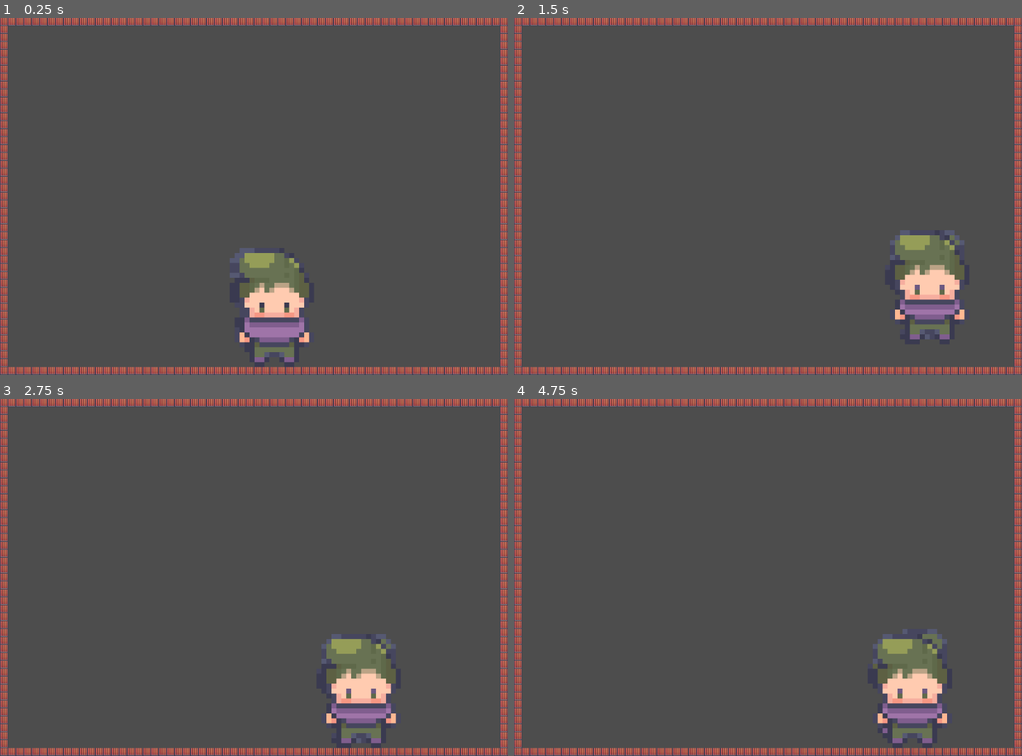
Above: before the commit, frames 1-4 (two rows, left to right).
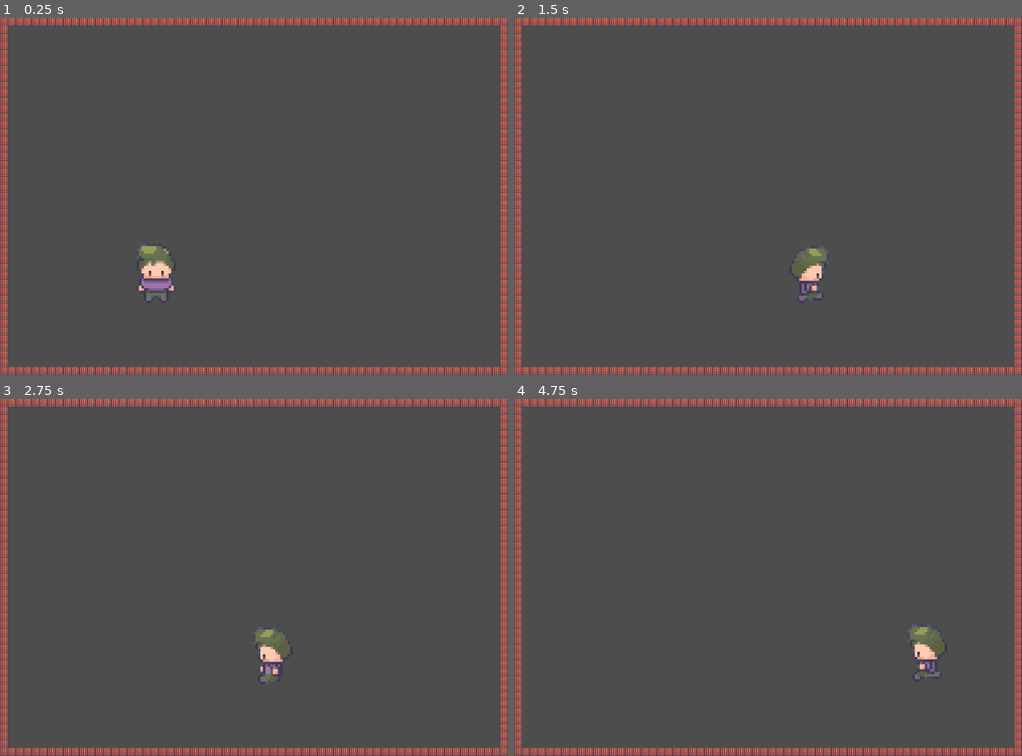
Above: after the commit, the same moments.

Repository: JeanPaulAri/CAT-NIP
Game: Godot game, scene res://Scenes/white_room.tscn
Same seed, same stepped clock (60 frames per second), same inputs: the game is played once before the commit and once after it. The project has no main scene, so this scene is started directly.
Inputs:
- Up to frame 1 (0.25 s): no input
- Up to frame 2 (1.5 s): tap Enter (ui_accept) at 0.5, 0.6, 0.77, 1.07, 1.35 s; hold Right (ui_right) from 0.53 s (still down)
- Up to frame 3 (2.75 s): tap Enter (ui_accept) at 1.52, 1.82, 2.1 s; release Right (ui_right) at 2.03 s; hold Left (ui_left) from 2.03 s (still down)
- Up to frame 4 (4.75 s): release Left (ui_left) at 2.78 s; hold Right (ui_right) 2.78-4.28 s; tap Enter (ui_accept) at 2.85, 3.02, 3.32, 3.6, 3.77, 4.07, 4.35, 4.52 s; hold Left (ui_left) from 4.28 s (still down)

The runs differ from the first frame. In frame 1, 3.6% of the frame differs, in the area x 26-61%, y 63-97%; in frame 2, 3.3%; in frame 3, 3.3%; in frame 4, 2.9%.

Commit message:
Fix Player and gitignore

Diff:
--- a/Scenes/player.tscn
+++ b/Scenes/player.tscn
@@ -6,6 +6,108 @@
 
 [sub_resource type="RectangleShape2D" id="RectangleShape2D_ok4fa"]
 size = Vector2(15, 22)
+
+[sub_resource type="Animation" id="Animation_use8j"]
+resource_name = "Down"
+length = 0.6
+loop_mode = 1
+tracks/0/type = "value"
+tracks/0/imported = false
+tracks/0/enabled = true
+tracks/0/path = NodePath("WalkSprites:frame")
+tracks/0/interp = 1
+tracks/0/loop_wrap = true
+tracks/0/keys = {
+"times": PackedFloat32Array(0, 0.1, 0.2, 0.3, 0.4, 0.5),
+"transitions": PackedFloat32Array(1, 1, 1, 1, 1, 1),
+"update": 1,
+"values": [18, 19, 20, 21, 22, 23]
+}
+
+[sub_resource type="Animation" id="Animation_j7n06"]
+resource_name = "IdleDown"
+length = 0.6
+loop_mode = 1
+tracks/0/type = "value"
+tracks/0/imported = false
+tracks/0/enabled = true
+tracks/0/path = NodePath("IdleSprites:frame")
+tracks/0/interp = 1
+tracks/0/loop_wrap = true
+tracks/0/keys = {
+"times": PackedFloat32Array(0, 0.1, 0.2, 0.3, 0.4, 0.5),
+"transitions": PackedFloat32Array(1, 1, 1, 1, 1, 1),
+"update": 1,
+"values": [18, 19, 20, 21, 22, 23]
+}
+
+[sub_resource type="Animation" id="Animation_mxsrn"]
+resource_name = "IdleLeft"
+length = 0.6
+loop_mode = 1
+tracks/0/type = "value"
+tracks/0/imported = false
+tracks/0/enabled = true
+tracks/0/path = NodePath("IdleSprites:frame")
+tracks/0/interp = 1
+tracks/0/loop_wrap = true
+tracks/0/keys = {
+"times": PackedFloat32Array(0, 0.1, 0.2, 0.3, 0.4, 0.5),
+"transitions": PackedFloat32Array(1, 1, 1, 1, 1, 1),
+"update": 1,
+"values": [12, 13, 14, 15, 16, 17]
+}
+
+[sub_resource type="Animation" id="Animation_r5fpc"]
+resource_name = "IdleRight"
+length = 0.6
+loop_mode = 1
+tracks/0/type = "value"
+tracks/0/imported = false
+tracks/0/enabled = true
+tracks/0/path = NodePath("IdleSprites:frame")
+tracks/0/interp = 1
+tracks/0/loop_wrap = true
+tracks/0/keys = {
+"times": PackedFloat32Array(0, 0.1, 0.2, 0.3, 0.4, 0.5),
+"transitions": PackedFloat32Array(1, 1, 1, 1, 1, 1),
+"update": 1,
+"values": [0, 1, 2, 3, 4, 5]
+}
+
+[sub_resource type="Animation" id="Animation_p64ik"]
+resource_name = "IdleUp"
+length = 0.6
+loop_mode = 1
+tracks/0/type = "value"
+tracks/0/imported = false
+tracks/0/enabled = true
+tracks/0/path = NodePath("IdleSprites:frame")
+tracks/0/interp = 1
+tracks/0/loop_wrap = true
+tracks/0/keys = {
+"times": PackedFloat32Array(0, 0.1, 0.2, 0.3, 0.4, 0.5),
+"transitions": PackedFloat32Array(1, 1, 1, 1, 1, 1),
+"update": 1,
+"values": [6, 7, 8, 9, 10, 11]
+}
+
+[sub_resource type="Animation" id="Animation_t3k2c"]
+resource_name = "Walk"
+length = 0.6
+loop_mode = 1
+tracks/0/type = "value"
+tracks/0/imported = false
+tracks/0/enabled = true
+tracks/0/path = NodePath("WalkSprites:frame")
+tracks/0/interp = 1
+tracks/0/loop_wrap = true
+tracks/0/keys = {
+"times": PackedFloat32Array(0, 0.1, 0.2, 0.3, 0.4, 0.5),
+"transitions": PackedFloat32Array(1, 1, 1, 1, 1, 1),
+"update": 1,
+"values": [12, 13, 14, 15, 16, 17]
+}
 
 [sub_resource type="Animation" id="Animation_fr0xr"]
 length = 0.001
@@ -34,21 +136,21 @@
 "values": [0]
 }
 
-[sub_resource type="Animation" id="Animation_t3k2c"]
-resource_name = "Walk"
-length = 0.6
-loop_mode = 1
-tracks/0/type = "value"
-tracks/0/imported = false
-tracks/0/enabled = true
-tracks/0/path = NodePath("WalkSprites:frame")
-tracks/0/interp = 1
-tracks/0/loop_wrap = true
-tracks/0/keys = {
-"times": PackedFloat32Array(0, 0.1, 0.2, 0.3, 0.4, 0.5),
-"transitions": PackedFloat32Array(1, 1, 1, 1, 1, 1),
-"update": 1,
-"values": [12, 13, 14, 15, 16, 17]
+[sub_resource type="Animation" id="Animation_8lk32"]
+resource_name = "Right"
+length = 0.6
+loop_mode = 1
+tracks/0/type = "value"
+tracks/0/imported = false
+tracks/0/enabled = true
+tracks/0/path = NodePath("WalkSprites:frame")
+tracks/0/interp = 1
+tracks/0/loop_wrap = true
+tracks/0/keys = {
+"times": PackedFloat32Array(0, 0.1, 0.2, 0.3, 0.4, 0.5),
+"transitions": PackedFloat32Array(1, 1, 1, 1, 1, 1),
+"update": 1,
+"values": [0, 1, 2, 3, 4, 5]
 }
 
 [sub_resource type="Animation" id="Animation_o3foa"]
@@ -59,108 +161,6 @@
 tracks/0/imported = false
 tracks/0/enabled = true
 tracks/0/path = NodePath("WalkSprites:frame")
-tracks/0/interp = 1
-tracks/0/loop_wrap = true
-tracks/0/keys = {
-"times": PackedFloat32Array(0, 0.1, 0.2, 0.3, 0.4, 0.5),
-"transitions": PackedFloat32Array(1, 1, 1, 1, 1, 1),
-"update": 1,
-"values": [6, 7, 8, 9, 10, 11]
-}
-
-[sub_resource type="Animation" id="Animation_use8j"]
-resource_name = "Down"
-length = 0.6
-loop_mode = 1
-tracks/0/type = "value"
-tracks/0/imported = false
-tracks/0/enabled = true
-tracks/0/path = NodePath("WalkSprites:frame")
-tracks/0/interp = 1
-tracks/0/loop_wrap = true
-tracks/0/keys = {
-"times": PackedFloat32Array(0, 0.1, 0.2, 0.3, 0.4, 0.5),
-"transitions": PackedFloat32Array(1, 1, 1, 1, 1, 1),
-"update": 1,
-"values": [18, 19, 20, 21, 22, 23]
-}
-
-[sub_resource type="Animation" id="Animation_8lk32"]
-resource_name = "Right"
-length = 0.6
-loop_mode = 1
-tracks/0/type = "value"
-tracks/0/imported = false
-tracks/0/enabled = true
-tracks/0/path = NodePath("WalkSprites:frame")
-tracks/0/interp = 1
-tracks/0/loop_wrap = true
-tracks/0/keys = {
-"times": PackedFloat32Array(0, 0.1, 0.2, 0.3, 0.4, 0.5),
-"transitions": PackedFloat32Array(1, 1, 1, 1, 1, 1),
-"update": 1,
-"values": [0, 1, 2, 3, 4, 5]
-}
-
-[sub_resource type="Animation" id="Animation_r5fpc"]
-resource_name = "IdleRight"
-length = 0.6
-loop_mode = 1
-tracks/0/type = "value"
-tracks/0/imported = false
-tracks/0/enabled = true
-tracks/0/path = NodePath("IdleSprites:frame")
-tracks/0/interp = 1
-tracks/0/loop_wrap = true
-tracks/0/keys = {
-"times": PackedFloat32Array(0, 0.1, 0.2, 0.3, 0.4, 0.5),
-"transitions": PackedFloat32Array(1, 1, 1, 1, 1, 1),
-"update": 1,
-"values": [0, 1, 2, 3, 4, 5]
-}
-
-[sub_resource type="Animation" id="Animation_mxsrn"]
-resource_name = "IdleLeft"
-length = 0.6
-loop_mode = 1
-tracks/0/type = "value"
-tracks/0/imported = false
-tracks/0/enabled = true
-tracks/0/path = NodePath("IdleSprites:frame")
-tracks/0/interp = 1
-tracks/0/loop_wrap = true
-tracks/0/keys = {
-"times": PackedFloat32Array(0, 0.1, 0.2, 0.3, 0.4, 0.5),
-"transitions": PackedFloat32Array(1, 1, 1, 1, 1, 1),
-"update": 1,
-"values": [12, 13, 14, 15, 16, 17]
-}
-
-[sub_resource type="Animation" id="Animation_j7n06"]
-resource_name = "IdleDown"
-length = 0.6
-loop_mode = 1
-tracks/0/type = "value"
-tracks/0/imported = false
-tracks/0/enabled = true
-tracks/0/path = NodePath("IdleSprites:frame")
-tracks/0/interp = 1
-tracks/0/loop_wrap = true
-tracks/0/keys = {
-"times": PackedFloat32Array(0, 0.1, 0.2, 0.3, 0.4, 0.5),
-"transitions": PackedFloat32Array(1, 1, 1, 1, 1, 1),
-"update": 1,
-"values": [18, 19, 20, 21, 22, 23]
-}
-
-[sub_resource type="Animation" id="Animation_p64ik"]
-resource_name = "IdleUp"
-length = 0.6
-loop_mode = 1
-tracks/0/type = "value"
-tracks/0/imported = false
-tracks/0/enabled = true
-tracks/0/path = NodePath("IdleSprites:frame")
 tracks/0/interp = 1
 tracks/0/loop_wrap = true
 tracks/0/keys = {
--- a/Scenes/white_room.tscn
+++ b/Scenes/white_room.tscn
@@ -333,4 +333,5 @@
 layer_0/tile_data = PackedInt32Array(2883584, 524288, 9, 2883585, 524288, 9, 2883586, 524288, 9, 2883587, 524288, 9, 28 …(3855 unchanged characters)…
 
 [node name="Player" parent="." instance=ExtResource("2_43e6h")]
-position = Vector2(293, 463)
+position = Vector2(185, 455)
+scale = Vector2(5, 5)
--- a/Scripts/Player.gd
+++ b/Scripts/Player.gd
@@ -6,38 +6,53 @@
 
 var gravity = ProjectSettings.get_setting("physics/2d/default_gravity")
 
-# 0 Left, 1 Right, 2 Up, 3 Down /////// Idle -> 0I
-var direction = "DI"
+# 0 Left, 1 Right, 2 Up, 3 Down
+var currentDirection = "IdleDown"
 
 @onready var WalkSprite = $WalkSprites
 @onready var IdleSprite = $IdleSprites
 @onready var animationPlayer = $AnimationPlayer
 
 func _ready():
-		animationPlayer.play("IdleDown")
+		animationPlayer.play(currentDirection)
 		print("Player Cargado con Exito")
 
 
 func _physics_process(delta):
+	movePlayer()
 
-	if not is_on_floor():
-		velocity.y += gravity * delta
 
-	if Input.is_action_just_pressed("ui_accept") and is_on_floor():
-		velocity.y = JUMP_VELOCITY
 
-	var direction = Input.get_axis("ui_left", "ui_right")
-	print("->" + str(direction))
-	if direction:
-		animationPlayer.play("Right")
-		velocity.x = direction * SPEED
+func movePlayer():
+	var direction_x = Input.get_axis("ui_left", "ui_right")
+	var direction_y = Input.get_axis("ui_up", "ui_down")
+	if direction_x:
+		IdleSprite.visible = false
+		WalkSprite.visible =true
+		if(direction_x == 1):
+			animationPlayer.play("Right")
+			currentDirection="IdleRight"
+		else:
+			animationPlayer.play("Left")
+			currentDirection="IdleLeft"
+		velocity.x = direction_x * SPEED
 	else:
 		velocity.x = move_toward(velocity.x, 0, SPEED)
 
+	if direction_y:
+		WalkSprite.visible =true
+		IdleSprite.visible = false
+		if(direction_y == 1):
+			animationPlayer.play("Down")
+			currentDirection="IdleDown"
+		else:
+			animationPlayer.play("Up")
+			currentDirection="IdleUp"
+		velocity.y =  direction_y * SPEED
+	else:
+		velocity.y = move_toward(velocity.y, 0, SPEED)
+	if (not Input.is_anything_pressed()):
+		IdleSprite.visible = true
+		WalkSprite.visible = false
+		animationPlayer.play(currentDirection)
 	move_and_slide()
-
-
-func idleToWaleSprite():
-	print("xd")
-	WalkSprite.visible = IdleSprite.visible
-	IdleSprite.visible = not IdleSprite.visible
Not shown, added: .gitignore
